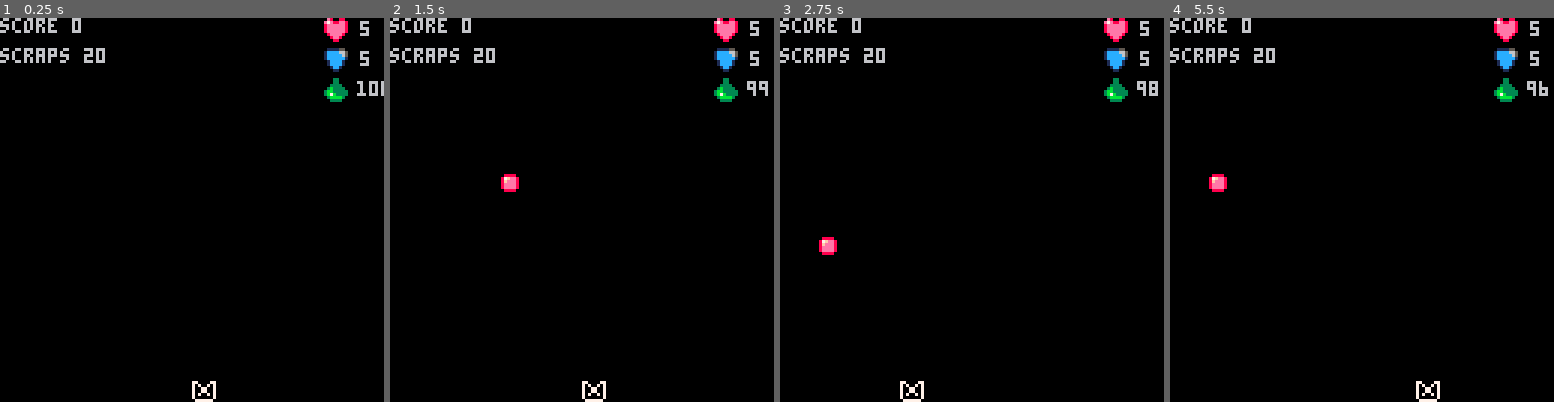
Above: before the commit, frames 1-4 (left to right).
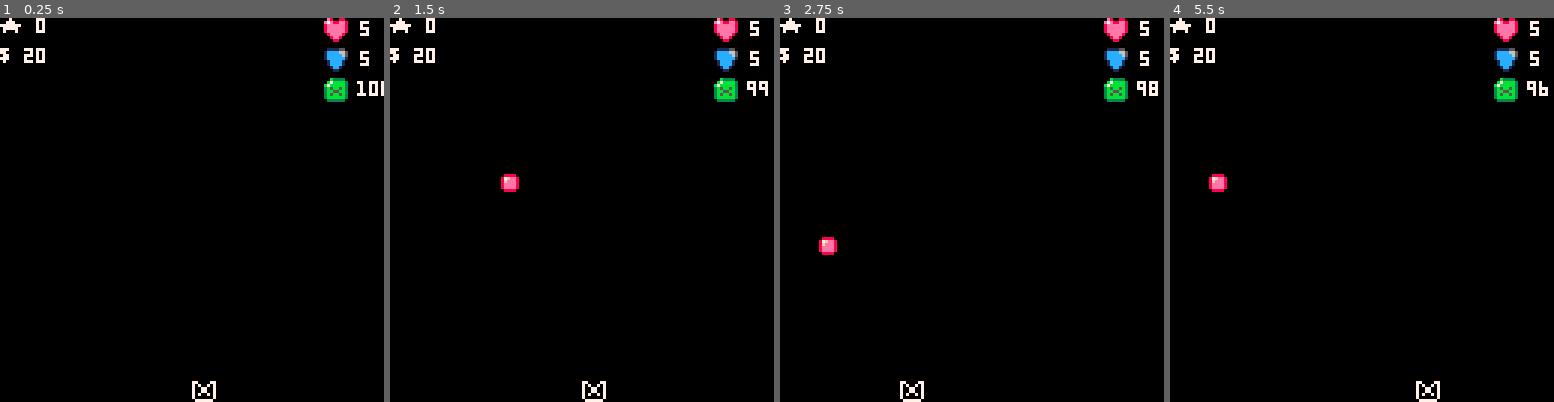
Above: after the commit, the same moments.

Repository: NinetiesPaul/Orion-s-Defender
Game: PICO-8 cartridge orionsdefender.p8
The game is run twice, just before and just after one commit, with the same random seed, the same clock (stepped at 60 frames per second) and the same inputs.
Inputs:
- Up to frame 1 (0.25 s): no input
- Up to frame 2 (1.5 s): tap O (Z key) at 0.33, 0.7, 1.43 s; tap X (X key) at 1.07 s
- Up to frame 3 (2.75 s): hold Left 1.97-2.37 s; tap X (X key) at 2.07, 2.4, 2.73 s; tap O (Z key) at 2.22 s; hold Down from 2.42 s (still down)
- Up to frame 4 (5.5 s): release Down at 2.82 s; hold Right 2.87-3.53 s; tap X (X key) every 0.33 s from 3.07 to 5.4 s; tap O (Z key) at 3.1, 3.98, 4.87 s; hold Up 3.58-4.08 s; hold Right 4.13-4.53 s; hold Down 4.58-5.08 s; hold Left from 5.13 s (still down)

The runs differ from the first frame. In frame 1, 1.5% of the frame differs, in the area x 0-100%, y 0-22%; in frame 2, 1.5%; in frame 3, 1.5%; in frame 4, 1.5%.

Commit message:
changed fuel sprint; fixed armor counting; changed screen data info

Diff:
--- a/orionsdefender.p8
+++ b/orionsdefender.p8
@@ -10,7 +10,7 @@
 health = 5
 armor = 5
 score = 0
-difficulty = 1
+difficulty = 2
 scraps = 20
 
 clock = 0
@@ -27,8 +27,8 @@
 function _draw()
  if battling == false then
   cls()
-  print("score " .. score,0,0)
-  print("scraps " .. scraps,0,10)
+  print("★ " .. score,0,0, 7)
+  print("$ " .. scraps,0,10)
 
   spr(003,108,0)
   print(health,120,1)
@@ -42,8 +42,8 @@
  end
  if battling == true then
   cls()
-  print("score " .. score,0,0)
-  print("scraps " .. scraps,0,10)
+  print("★ " .. score,0,0)
+  print("$ " .. scraps,0,10)
 
   spr(003,108,0)
   print(health,120,1)
@@ -256,7 +256,10 @@
     eb.y <= ship_y+6 then
   del(enemy_bullets,eb)
   if (armor == 0) health-=eb.damage
-  if (armor > 0) armor-=eb.damage
+  if (armor > 0) then
+  	armor-=eb.damage
+  	if (armor < 0) armor = 0
+  end
  end
 end
 
@@ -280,14 +283,14 @@
  end
 end
 __gfx__
-0000000000000000000000000e800880011115500003300000000000000000000000000000000000000000000000000000000000000000000000000000000000
-000000000000000000888800e7e88ee81cccc6650003300000000000000000000000000000000000000000000000000000000000000000000000000000000000
-00000000000aa000087fee808eeeeee81ccccc650033330000000000000000000000000000000000000000000000000000000000000000000000000000000000
-0000000000a7aa0008feee808eeeeee81cccccc103b3333000000000000000000000000000000000000000000000000000000000000000000000000000000000
-0000000000aaaa0008eeee808eeeeee801cccc103bb3333300000000000000000000000000000000000000000000000000000000000000000000000000000000
-00000000000aa00008eeee8008eeee8001cccc103b7b333300000000000000000000000000000000000000000000000000000000000000000000000000000000
-000000000000000000888800008ee800001cc10003bbbb3000000000000000000000000000000000000000000000000000000000000000000000000000000000
-00000000000000000000000000088000000110000033330000000000000000000000000000000000000000000000000000000000000000000000000000000000
+0000000000000000000000000e8008800111155000b3333000000000000000000000000000000000000000000000000000000000000000000000000000000000
+000000000000000000888800e7e88ee81cccc6650b7bbbb300000000000000000000000000000000000000000000000000000000000000000000000000000000
+00000000000aa000087fee808eeeeee81ccccc65b7bbbbb300000000000000000000000000000000000000000000000000000000000000000000000000000000
+0000000000a7aa0008feee808eeeeee81cccccc13b5bb5b300000000000000000000000000000000000000000000000000000000000000000000000000000000
+0000000000aaaa0008eeee808eeeeee801cccc103bb55bb300000000000000000000000000000000000000000000000000000000000000000000000000000000
+00000000000aa00008eeee8008eeee8001cccc103b5bb5b300000000000000000000000000000000000000000000000000000000000000000000000000000000
+000000000000000000888800008ee800001cc1003bbbbbb300000000000000000000000000000000000000000000000000000000000000000000000000000000
+00000000000000000000000000088000000110000333333000000000000000000000000000000000000000000000000000000000000000000000000000000000
 07777770000000000000000000000000000000000000000000000000000000000000000000000000000000000000000000000000000000000000000000000000
 70000007770000770000000000000000000000000000000000000000000000000000000000000000000000000000000000000000000000000000000000000000
 70700707707007070000000000000000000000000000000000000000000000000000000000000000000000000000000000000000000000000000000000000000
